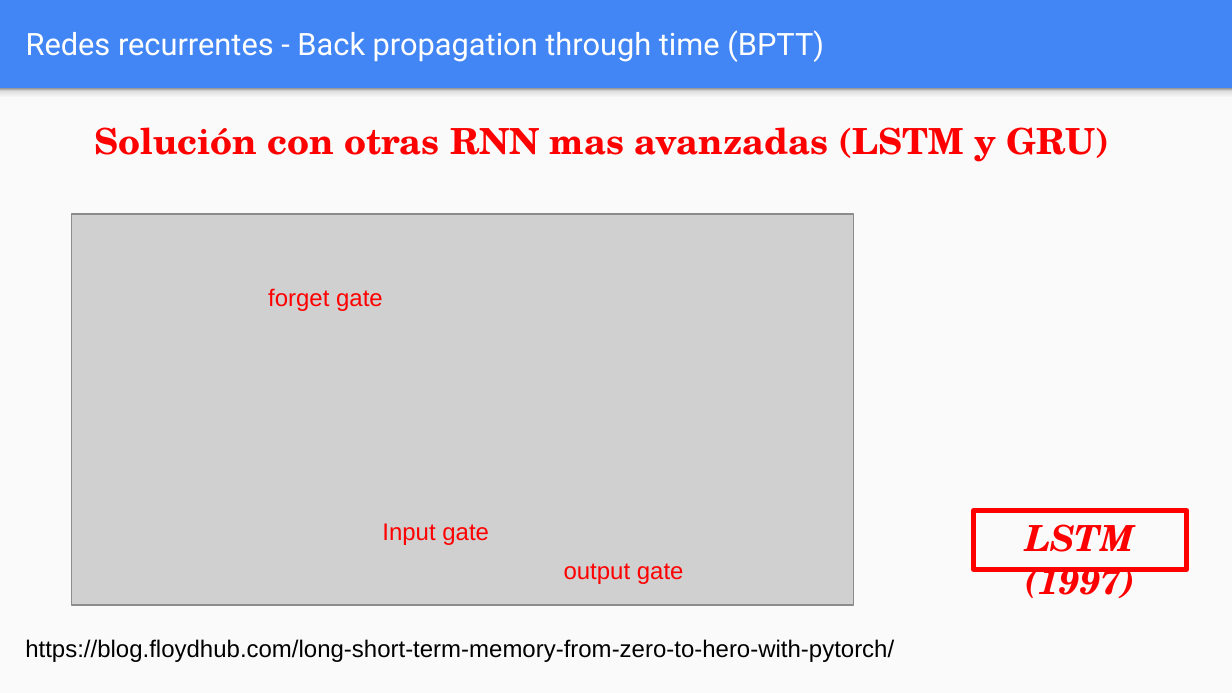
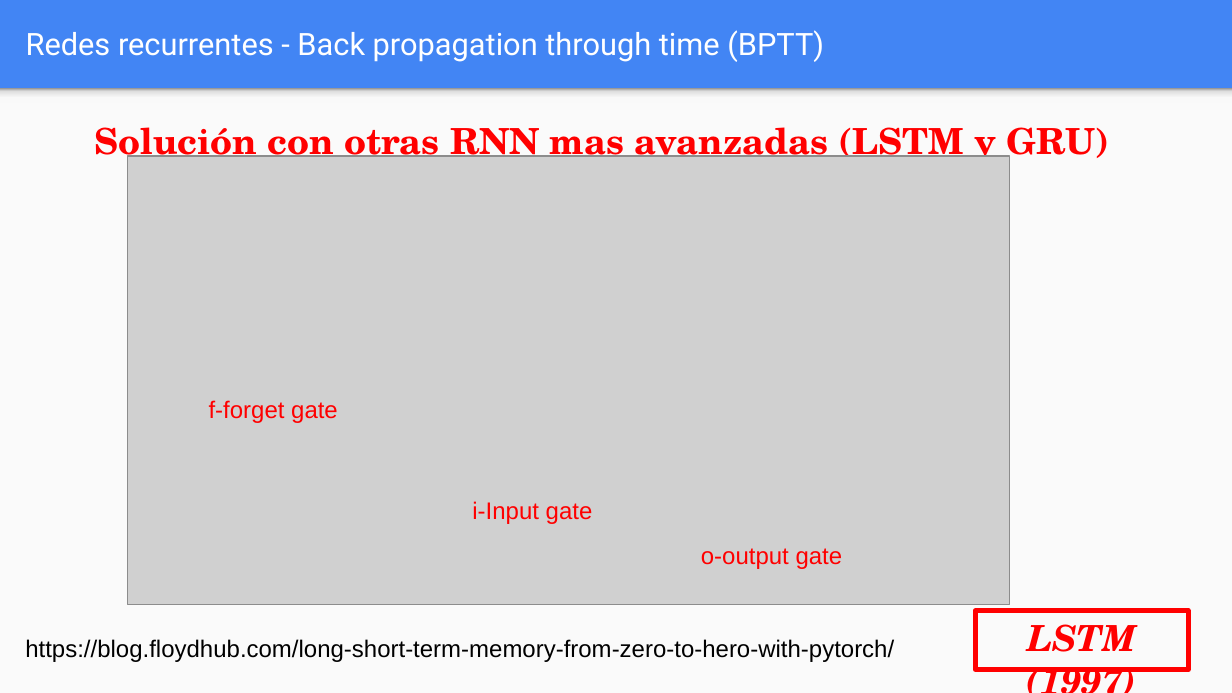
Before and after one commit to FIUBA-Posgrado-Inteligencia-Artificial/aprendizaje_profundo, a slide deck: slide 25 of clase_6/teoria/Clase_6.pptx (slide 24 before the commit). Drawn at 1232x693 pixels with LibreOffice and Linux fonts; fonts in the diff are those of the drawing; grey boxes stand for pictures. Boxes give left, top, right and bottom in pixels: in the first picture for what was removed or moved away, otherwise in the second. Text is boxed around its words. In the diff, an @@ line names an element or a change of style, - is before the commit and + after.

```diff
--- a/clase_6/teoria/Clase_6.pptx
+++ b/clase_6/teoria/Clase_6.pptx
@@ picture: place and size @@
-picture at box(71, 214, 854, 605)
+picture at box(128, 156, 1010, 605)
@@ text at box(209, 400, 338, 423): text changed @@
-forget gate
+f-forget gate
@@ text at box(472, 501, 593, 524): text changed @@
-Input gate
+i-Input gate
@@ text at box(701, 548, 843, 569): text changed @@
-output gate
+o-output gate
@@ rectangle "LSTM (1997)": place and size @@
-rectangle "LSTM (1997)" at box(973, 510, 1186, 569)
+rectangle "LSTM (1997)" at box(976, 611, 1189, 670)
```
Also in this commit, not shown: 1 other slide changed, 3 slides added, 10 slides removed, 8 other files.
